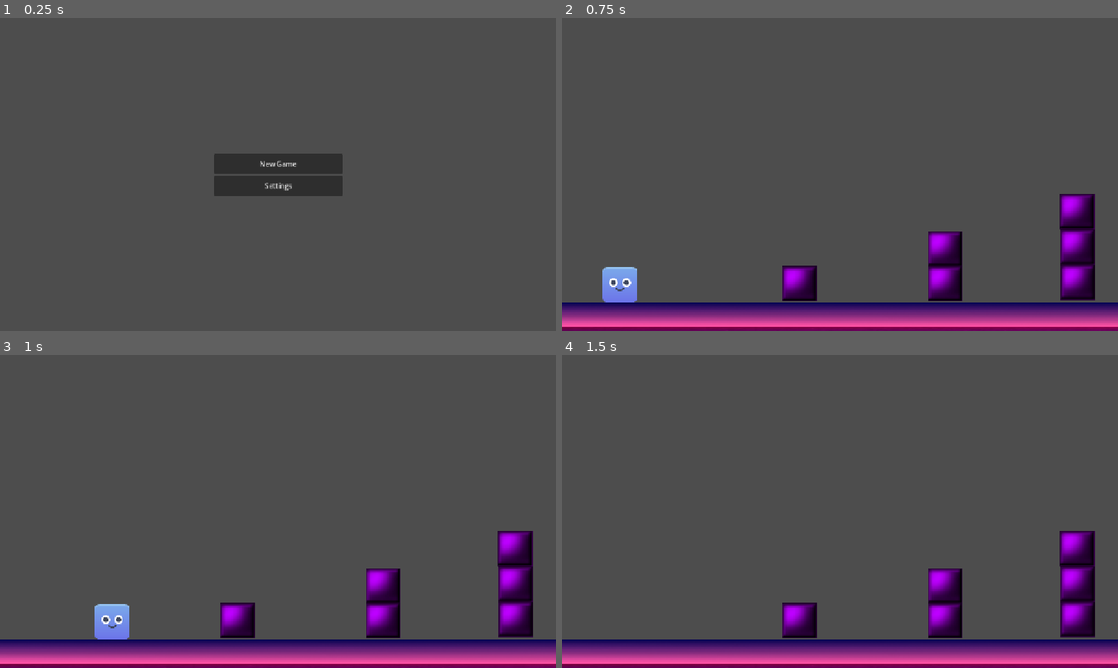
Above: before the commit, frames 1-4 (two rows, left to right).
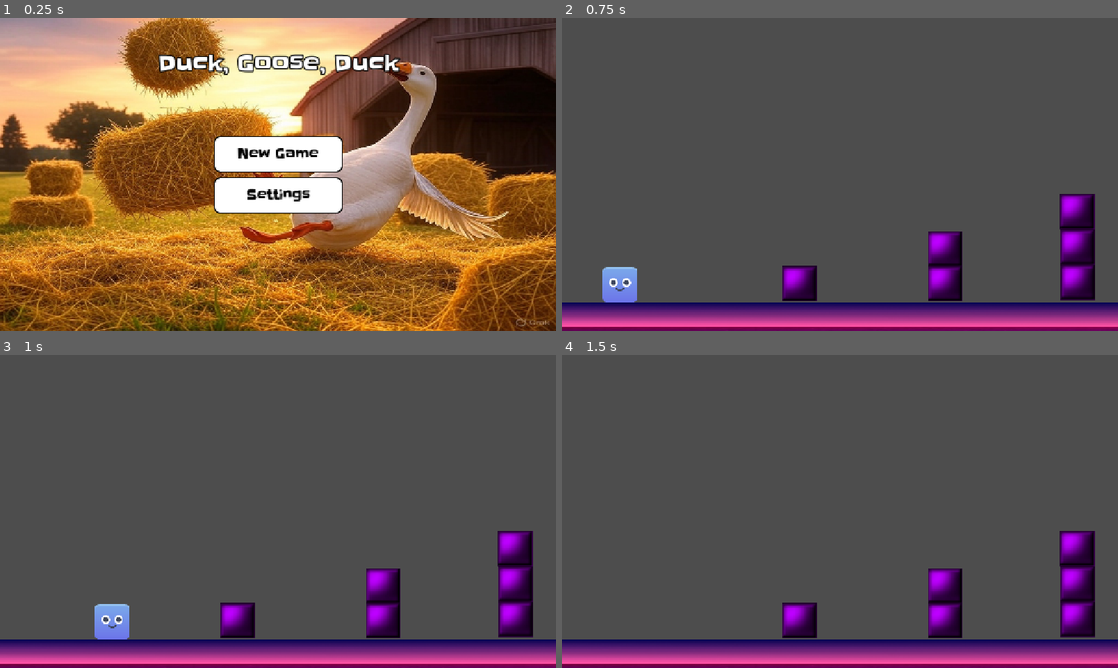
Above: after the commit, the same moments.

Repository: ZaydAlnabulsi/CMSC495-Geometry-Dash
Game: Godot game, scene res://scenes/scene_manager.tscn
The game is run twice, just before and just after one commit, with the same random seed, the same clock (stepped at 60 frames per second) and the same inputs.
Inputs (mouse positions are in pixels of both pictures, inside the frame that each line leads up to):
- Up to frame 1 (0.25 s): no input
- Up to frame 2 (0.75 s): click "New Game" at 0.5 s
- Up to frame 3 (1 s): no input
- Up to frame 4 (1.5 s): move the mouse to (962, 495) at 1.27 s

The runs differ from the first frame. In frame 1, 98% of the frame differs, in the area x 0-100%, y 0-100%; in frame 2, nothing differs; in frame 3, nothing differs; in frame 4, nothing differs.

Commit message:
Main menu update.

Diff:
--- a/geometrydashclone/scenes/main_menu.tscn
+++ b/geometrydashclone/scenes/main_menu.tscn
@@ -1,6 +1,49 @@
-[gd_scene load_steps=2 format=3 uid="uid://b71uf4h6gea50"]
+[gd_scene load_steps=9 format=3 uid="uid://b71uf4h6gea50"]
 
 [ext_resource type="Script" uid="uid://cmw1aai77hwm" path="res://scripts/main_menu.gd" id="1_l6cm7"]
+[ext_resource type="Texture2D" uid="uid://bc8optto3ic5d" path="res://Images/goose background.jpg" id="2_ekxnf"]
+[ext_resource type="FontFile" uid="uid://kix12tgfjm8k" path="res://Images/Slackey-Regular.ttf" id="3_bqqt6"]
+
+[sub_resource type="StyleBoxTexture" id="StyleBoxTexture_bqqt6"]
+texture = ExtResource("2_ekxnf")
+
+[sub_resource type="StyleBoxEmpty" id="StyleBoxEmpty_bqqt6"]
+
+[sub_resource type="StyleBoxFlat" id="StyleBoxFlat_wu84c"]
+bg_color = Color(0.791999, 0.791999, 0.791999, 1)
+border_width_left = 3
+border_width_top = 3
+border_width_right = 3
+border_width_bottom = 3
+border_color = Color(0, 0, 0, 1)
+corner_radius_top_left = 16
+corner_radius_top_right = 16
+corner_radius_bottom_right = 16
+corner_radius_bottom_left = 16
+
+[sub_resource type="StyleBoxFlat" id="StyleBoxFlat_bqqt6"]
+bg_color = Color(0.617455, 0.617455, 0.617455, 1)
+border_width_left = 3
+border_width_top = 3
+border_width_right = 3
+border_width_bottom = 3
+border_color = Color(0, 0, 0, 1)
+corner_radius_top_left = 16
+corner_radius_top_right = 16
+corner_radius_bottom_right = 16
+corner_radius_bottom_left = 16
+
+[sub_resource type="StyleBoxFlat" id="StyleBoxFlat_8ln24"]
+bg_color = Color(1, 1, 1, 1)
+border_width_left = 3
+border_width_top = 3
+border_width_right = 3
+border_width_bottom = 3
+border_color = Color(0, 0, 0, 1)
+corner_radius_top_left = 16
+corner_radius_top_right = 16
+corner_radius_bottom_right = 16
+corner_radius_bottom_left = 16
 
 [node name="MainMenu" type="Control"]
 layout_mode = 3
@@ -11,6 +54,15 @@
 grow_vertical = 2
 script = ExtResource("1_l6cm7")
 
+[node name="Panel" type="Panel" parent="."]
+layout_mode = 1
+anchors_preset = 15
+anchor_right = 1.0
+anchor_bottom = 1.0
+grow_horizontal = 2
+grow_vertical = 2
+theme_override_styles/panel = SubResource("StyleBoxTexture_bqqt6")
+
 [node name="VBoxContainer" type="VBoxContainer" parent="."]
 layout_mode = 1
 anchors_preset = 8
@@ -18,21 +70,58 @@
 anchor_top = 0.5
 anchor_right = 0.5
 anchor_bottom = 0.5
-offset_left = -148.0
-offset_top = -48.5
-offset_right = 148.0
-offset_bottom = 48.5
+offset_left = -149.0
+offset_top = -90.0
+offset_right = 149.0
+offset_bottom = 90.0
 grow_horizontal = 2
 grow_vertical = 2
+theme_override_constants/separation = 10
 
 [node name="NewGameButton" type="Button" parent="VBoxContainer"]
 layout_mode = 2
 size_flags_vertical = 3
+theme_override_colors/font_hover_color = Color(0, 0, 0, 1)
+theme_override_colors/font_color = Color(0, 0, 0, 1)
+theme_override_colors/font_focus_color = Color(0, 0, 0, 1)
+theme_override_colors/font_pressed_color = Color(0, 0, 0, 1)
+theme_override_fonts/font = ExtResource("3_bqqt6")
+theme_override_font_sizes/font_size = 30
+theme_override_styles/focus = SubResource("StyleBoxEmpty_bqqt6")
+theme_override_styles/hover = SubResource("StyleBoxFlat_wu84c")
+theme_override_styles/pressed = SubResource("StyleBoxFlat_bqqt6")
+theme_override_styles/normal = SubResource("StyleBoxFlat_8ln24")
 text = "New Game"
 
 [node name="SettingsButton" type="Button" parent="VBoxContainer"]
 layout_mode = 2
 size_flags_vertical = 3
+theme_override_colors/font_hover_color = Color(0, 0, 0, 1)
+theme_override_colors/font_color = Color(0, 0, 0, 1)
+theme_override_colors/font_focus_color = Color(0, 0, 0, 1)
+theme_override_colors/font_pressed_color = Color(0, 0, 0, 1)
+theme_override_fonts/font = ExtResource("3_bqqt6")
+theme_override_font_sizes/font_size = 30
+theme_override_styles/focus = SubResource("StyleBoxEmpty_bqqt6")
+theme_override_styles/hover = SubResource("StyleBoxFlat_wu84c")
+theme_override_styles/pressed = SubResource("StyleBoxFlat_bqqt6")
+theme_override_styles/normal = SubResource("StyleBoxFlat_8ln24")
 text = "Settings"
 
+[node name="Label" type="Label" parent="."]
+layout_mode = 1
+anchors_preset = 5
+anchor_left = 0.5
+anchor_right = 0.5
+offset_left = -223.5
+offset_top = 68.0
+offset_right = 223.5
+offset_bottom = 137.0
+grow_horizontal = 2
+theme_override_colors/font_outline_color = Color(0, 0, 0, 1)
+theme_override_constants/outline_size = 10
+theme_override_fonts/font = ExtResource("3_bqqt6")
+theme_override_font_sizes/font_size = 50
+text = "Duck, Goose, Duck"
+
 [connection signal="pressed" from="VBoxContainer/NewGameButton" to="." method="_on_new_game_button_pressed"]
Binary file added: geometrydashclone/Images/Slackey-Regular.ttf
Not shown, added: geometrydashclone/Images/Slackey-Regular.ttf.import
Binary file added: geometrydashclone/Images/goose background.jpg
Not shown, added: geometrydashclone/Images/goose background.jpg.import
